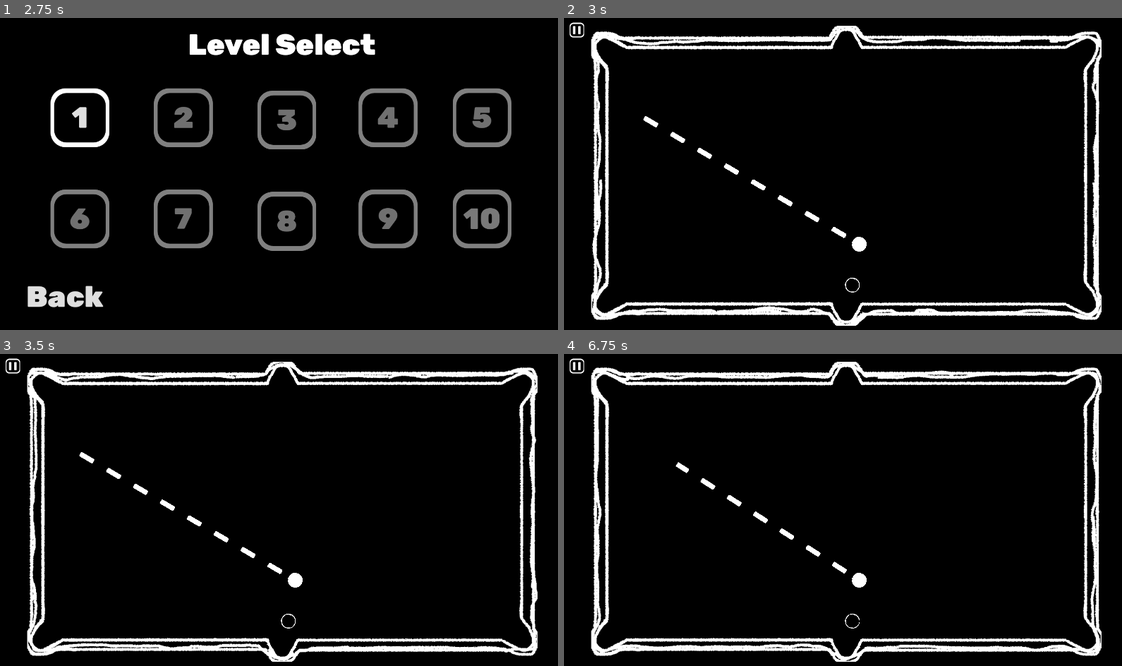
Above: before the commit, frames 1-4 (two rows, left to right).
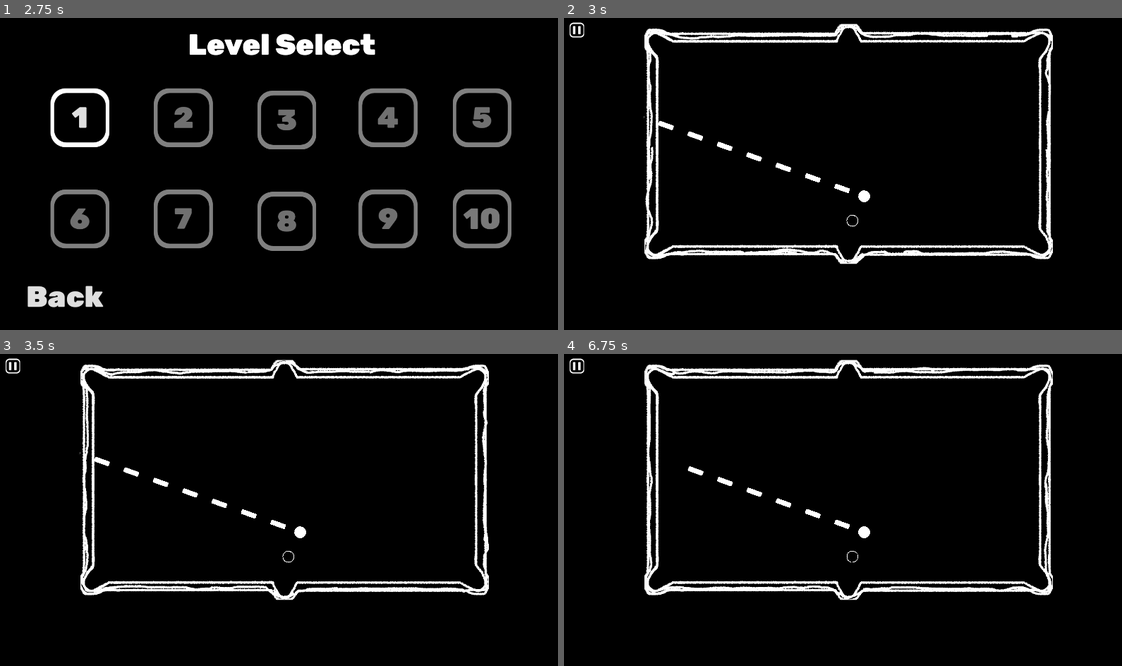
Above: after the commit, the same moments.

Repository: Muirotidua/IMGD1001-Project
Game: Godot game, scene res://scenes/splash_screen.tscn
Same seed, same stepped clock (60 frames per second), same inputs: the game is played once before the commit and once after it.
Inputs (mouse positions are in pixels of both pictures, inside the frame that each line leads up to):
- Up to frame 1 (2.75 s): move the mouse to (407, 158) at 0.52 s; hold Space (ball_hit) 0.53-1.25 s; click (507, 227) at 1.25 s; click (507, 227) at 2 s
- Up to frame 2 (3 s): click "1" at 2.75 s
- Up to frame 3 (3.5 s): no input
- Up to frame 4 (6.75 s): move the mouse to (731, 528) at 3.52 s; tap one key every 0.75 s from 3.6 s: I (print_info) Backspace (rewind_shot) Space (ball_hit) I (print_info) Backspace (rewind_shot); move the mouse to (904, 441) at 4.27 s; move the mouse to (820, 575) at 5.02 s; move the mouse to (1015, 559) at 5.77 s; move the mouse to (675, 463) at 6.52 s

Frame 1 is identical in both runs. In frame 2, 14% of the frame differs, in the area x 4-97%, y 1-99%; in frame 3, 14%; in frame 4, 14%.

Commit message:
table-size-readjust
-Made the size of the boundary table smaller to fit more UI Elements

Diff:
--- a/scenes/boundary_table.tscn
+++ b/scenes/boundary_table.tscn
@@ -34,16 +34,22 @@
 b = Vector2(-42.012207, 46.728745)
 
 [node name="Boundary_Table" type="Node2D"]
+position = Vector2(200, 0)
+scale = Vector2(0.8, 0.8)
 script = ExtResource("1_wl8ks")
 
 [node name="Visuals" type="CanvasLayer" parent="."]
 layer = -1
+offset = Vector2(200, 0)
+scale = Vector2(0.8, 0.8)
+transform = Transform2D(0.8, 0, 0, 0.8, 200, 0)
 
 [node name="Background" type="ColorRect" parent="Visuals"]
 z_index = -10
-anchors_preset = 15
-anchor_right = 1.0
-anchor_bottom = 1.0
+anchors_preset = -1
+anchor_left = -0.13671874
+anchor_right = 1.1289061
+anchor_bottom = 1.2777777
 grow_horizontal = 2
 grow_vertical = 2
 color = Color(0, 0, 0, 1)
--- a/scenes/level_one.tscn
+++ b/scenes/level_one.tscn
@@ -36,10 +36,10 @@
 z_index = -1
 
 [node name="CueBall" parent="." instance=ExtResource("3_bhu28")]
-position = Vector2(1004, 774)
+position = Vector2(1021, 611)
 
 [node name="EightBall" parent="." instance=ExtResource("4_5rfim")]
-position = Vector2(981, 913)
+position = Vector2(981, 694)
 
 [node name="PausedButton" parent="." instance=ExtResource("6_y8ti4")]
 process_mode = 3
--- a/scenes/level_two.tscn
+++ b/scenes/level_two.tscn
@@ -36,10 +36,10 @@
 z_index = -1
 
 [node name="CueBall" parent="." instance=ExtResource("6_brhlk")]
-position = Vector2(1004, 774)
+position = Vector2(1014, 539)
 
 [node name="EightBall" parent="." instance=ExtResource("7_c43tx")]
-position = Vector2(981, 913)
+position = Vector2(965, 662)
 
 [node name="PausedButton" parent="." instance=ExtResource("8_ibewu")]
 process_mode = 3
--- a/scripts/base_ball.gd
+++ b/scripts/base_ball.gd
@@ -7,7 +7,7 @@
 @onready var speed_label: Label = $NonRotate/SpeedLabel
 @onready var sprite: AnimatedSprite2D = get_node(sprite_path)
 
-const DEFAULT_SCALE: Vector2 = Vector2(0.075, 0.075)
+const DEFAULT_SCALE: Vector2 = Vector2(0.06, 0.06)
 
 var inmotion: bool = false
 var speed: float = 0.0
